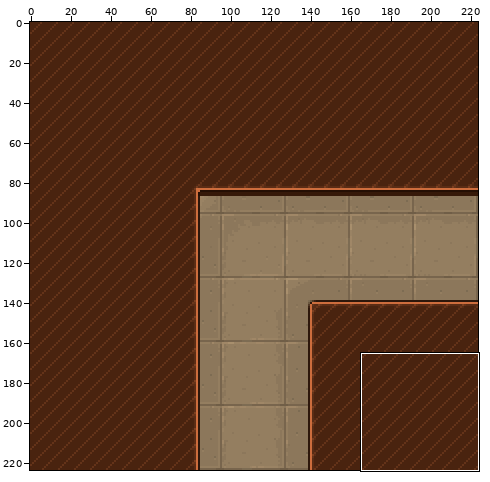
Sprite sheet, stored at assets/cell_corner.png. Above, an overview of the earlier version with the close-up marked.
Close-up. Before:
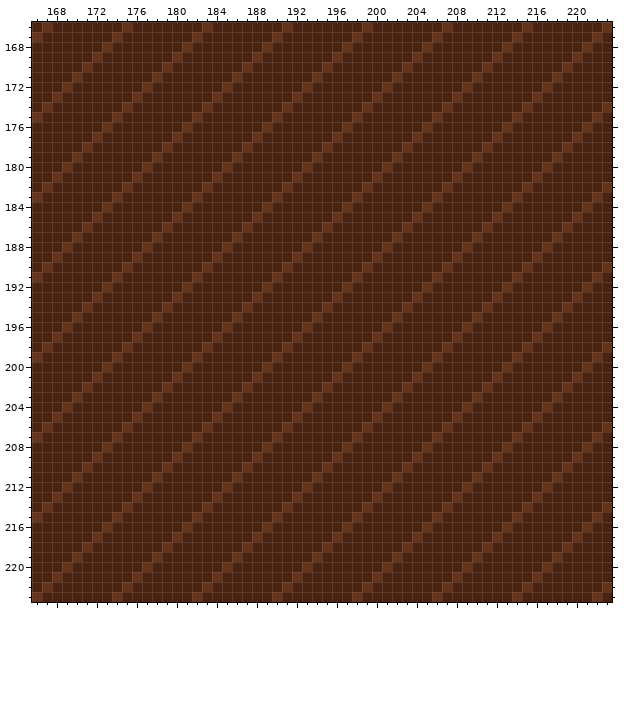
The file is 224x224 pixels. Pixels under 10% opacity are left out. Colours within 5 levels of each other are drawn and written as one. Shown: x 166..223, y 166..223. The commit also changed other parts of the picture, which this record leaves out.
The same view after the edit:
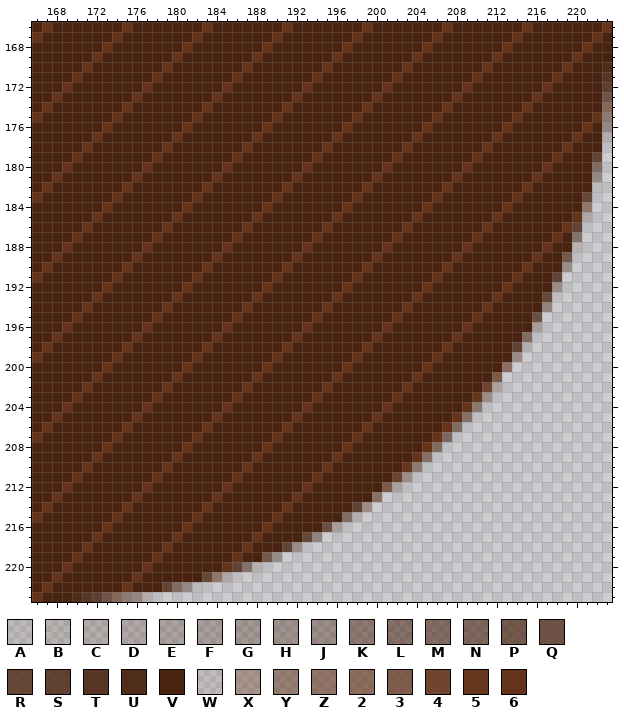
Palette (. is transparent): A #49230f1e  B #49230f2a  C #49230f32  D #49230f39  E #49230f42  F #49230f48  G #49230f51  H #49230f5a  J #49230f62  K #49230f7e  L #49230f8c  M #49230f92  N #49230f98  P #49230fad  Q #49230fb6  R #49230fc7  S #49230fd0  T #49230fe2  U #49230ff0  V #49230f  W #6433191f  X #6433195d  Y #64331983  Z #64331991  2 #6433199e  3 #643319b9  4 #643319df  5 #643319f9  6 #643319
Change:
Changed rows in their new state; - is an unchanged pixel.
first column x 170:
170 -----------------------------------------------------U
171 -----------------------------------------------------T
172 -----------------------------------------------------S
173 -----------------------------------------------------Q
174 -----------------------------------------------------2
175 -----------------------------------------------------K
176 -----------------------------------------------------H
177 -----------------------------------------------------C
178 -----------------------------------------------------.
179 ----------------------------------------------------R.
180 ----------------------------------------------------M.
181 ----------------------------------------------------H.
182 ----------------------------------------------------A.
183 ---------------------------------------------------R..
184 ---------------------------------------------------Y..
185 ---------------------------------------------------D..
186 --------------------------------------------------S...
187 --------------------------------------------------K...
188 --------------------------------------------------B...
189 -------------------------------------------------P....
190 -------------------------------------------------G....
191 ------------------------------------------------R.....
192 ------------------------------------------------J.....
193 -----------------------------------------------R......
194 -----------------------------------------------J......
195 ----------------------------------------------Q.......
196 ----------------------------------------------F.......
197 ---------------------------------------------M........
198 --------------------------------------------SW........
199 --------------------------------------------X.........
200 -------------------------------------------Z..........
201 ------------------------------------------3...........
202 -----------------------------------------4E...........
203 ----------------------------------------5J............
204 ----------------------------------------K.............
205 ---------------------------------------L..............
206 --------------------------------------M...............
207 -------------------------------------N................
208 ------------------------------------M.................
209 -----------------------------------L..................
210 ---------------------------------5K...................
211 --------------------------------4J....................
212 -------------------------------3E.....................
213 ------------------------------Z.......................
214 ----------------------------SX........................
215 ---------------------------MW.........................
216 -------------------------QF...........................
217 -----------------------RJ.............................
218 ---------------------RJ...............................
219 -------------------PG.................................
220 ----------------SKB...................................
221 -------------RYD......................................
222 ---------RMHA.........................................
223 UTSQ2KHC..............................................
Where, in picture pixels (left, top, right, bottom), the same in both close-ups:
changed: (72, 62, 612, 602)
